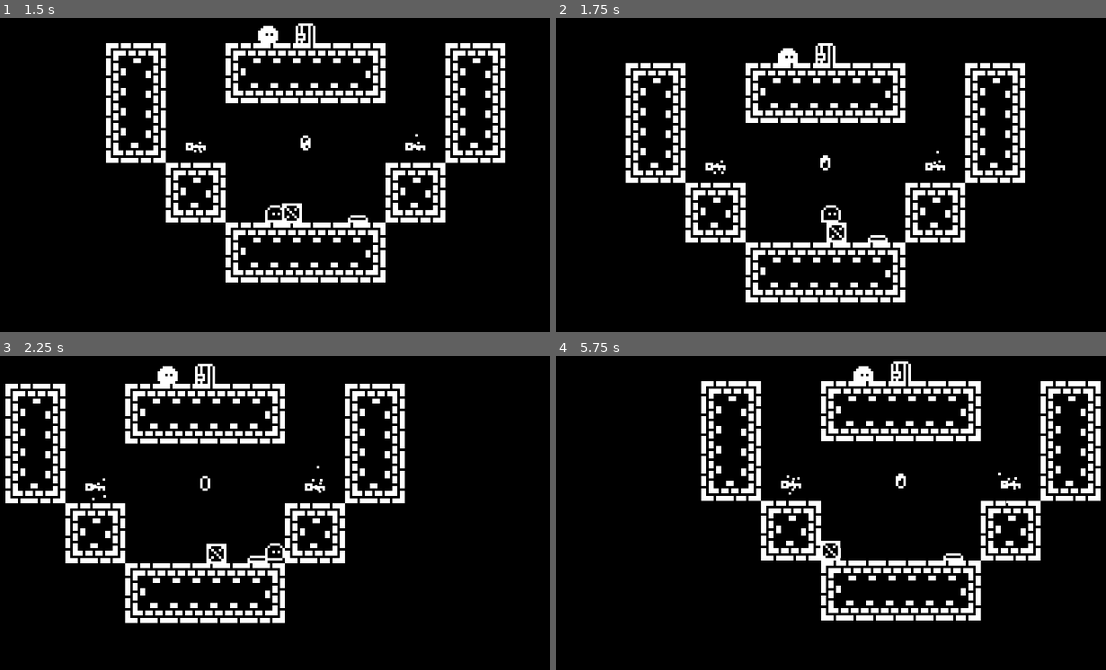
Above: before the commit, frames 1-4 (two rows, left to right).
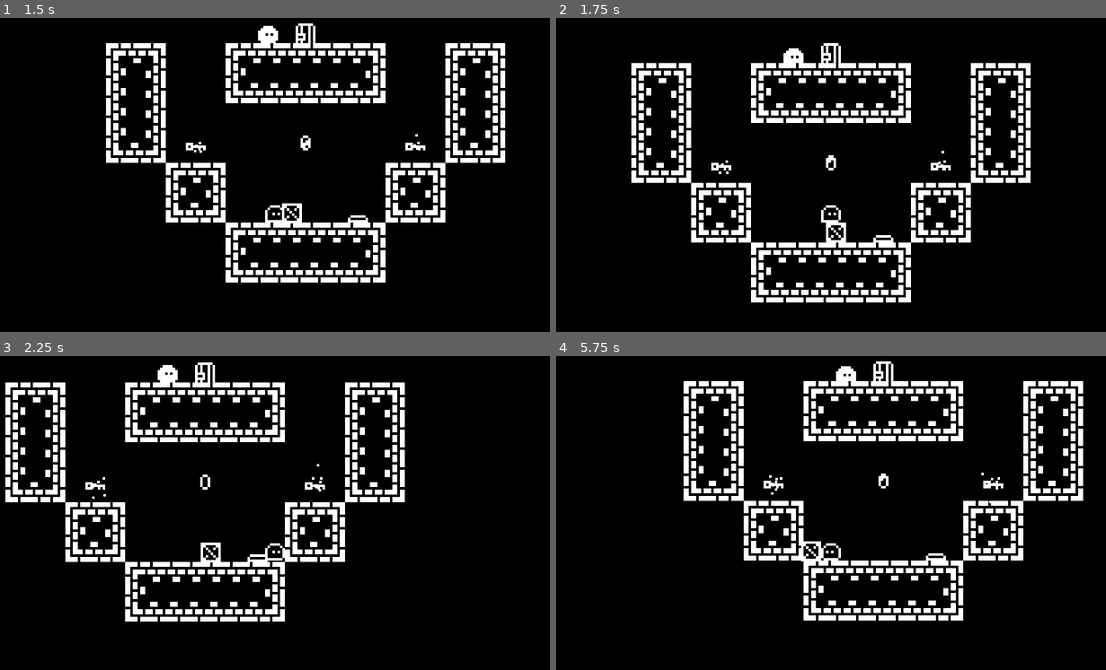
Above: after the commit, the same moments.

Repository: cecilj08-ux/binary-platformer-game
Game: Godot game, scene res://tscn/menu.tscn
Same seed, same stepped clock (60 frames per second), same inputs: the game is played once before the commit and once after it.
Inputs:
- Up to frame 1 (1.5 s): click "Start" at 0.5 s; tap Enter at 1.25 s; hold D (right) from 1.28 s (still down)
- Up to frame 2 (1.75 s): keep holding D (right); tap W (up) at 1.52 s
- Up to frame 3 (2.25 s): keep holding D (right)
- Up to frame 4 (5.75 s): tap W (up) at 2.27, 3.77, 4.52, 5.27 s; release D (right) at 2.78 s; hold A (left) 2.78-3.53 s; hold D (right) 3.53-5.03 s; hold A (left) from 5.03 s (still down)

Frame 1 is identical in both runs. In frame 2, 12% of the frame differs, in the area x 12-87%, y 8-91%; in frame 3, 5.9%; in frame 4, 14%, in the area x 23-100%, y 1-85%.

Commit message:
0.10.3.2: Partially fixed crate wallclipping

Diff:
--- a/gd/button.gd
+++ b/gd/button.gd
@@ -9,7 +9,6 @@
 func _on_area_2d_body_entered(body: Node2D) -> void:
 	if (body is Player and body.new_scale >= scale) or (body is CharacterBody2D or RigidBody2D and body.scale >= scale):
 		total_collisions += 1
-		print(total_collisions)
 		sprite.frame = 1
 		pressed = true
 		set_collision_layer_value(1, false)
@@ -24,7 +23,6 @@
 func _on_area_2d_body_exited(body: Node2D) -> void:
 	if body is CharacterBody2D or RigidBody2D and pressed and not one_shot:
 		total_collisions -= 1
-		print(total_collisions)
 		if total_collisions > 0: return
 		sprite.frame = 0
 		pressed = false
--- /dev/null
+++ b/gd/crate.gd
@@ -0,0 +1,34 @@
+extends RigidBody2D
+
+var collisionU := false
+var collisionD := false
+var collisionL := false
+var collisionR := false
+
+var normal
+var cancel_velocity := false
+
+@onready var left_ray := $leftRay
+@onready var right_ray := $rightRay
+@onready var player := %player
+
+func _physics_process(_delta: float) -> void:
+	cancel_velocity = true if left_ray.is_colliding() and right_ray.is_colliding() else false
+	player.set_collision_mask_value(6, true if cancel_velocity else false)
+
+func _integrate_forces(_state: PhysicsDirectBodyState2D) -> void:
+	if cancel_velocity: linear_velocity = Vector2.ZERO
+	#for i in state.get_contact_count():
+		#normal = state.get_contact_local_normal(i)
+		#if normal.dot(Vector2.UP) > 0.5:
+			#print("floor")
+			#collisionU = true
+		#elif normal.dot(Vector2.DOWN) > 0.5:
+			#print("roof")
+			#collisionD = true
+		#elif normal.dot(Vector2.LEFT) > 0.5:
+			#print("right wall")
+			#collisionL = true
+		#elif normal.dot(Vector2.RIGHT) > 0.5:
+			#print("left wall")
+			#collisionR = true
--- a/gd/player.gd
+++ b/gd/player.gd
@@ -22,8 +22,7 @@
 
 var jump_sprite := preload("res://resources/1bit slime platformer/hybrid_bg/slime_jump_h.png")
 var walk_sprite := preload("res://resources/1bit slime platformer/hybrid_bg/slime_walk_h.png")
-# TODO: make the sprite change when hanging on a wall
-var flipped_walk_sprite := preload("res://resources/1bit slime platformer/hybrid_bg/slime_walk_h_flipped.png")
+var wall_sprite := preload("res://resources/1bit slime platformer/hybrid_bg/slime_wall_h.png")
 
 func apply_gravity(delta) -> void: velocity += get_gravity() * (delta if Input.is_action_pressed("up") else delta*3)
 
@@ -81,6 +80,25 @@
 			elif velocity.y < 100: sprite.frame = 2
 			elif velocity.y > 100: sprite.frame = 3
 		elif direction: ani.play("walk")
+	# FIXME. And then get rid of the above code and credit your friend again.
+		#var on_Wall
+		#if not is_on_wall_only():
+			#on_Wall = false
+		#if not is_on_floor():
+			#if is_on_wall_only() and on_Wall == false:
+				#ani.stop()
+				#sprite.flip_h = not sprite.flip_h
+				#sprite.texture = wall_sprite
+				#sprite.frame = 4
+				#on_Wall = true
+			#if not is_on_wall_only():
+				#ani.stop()
+				#sprite.texture = jump_sprite
+				#if velocity.y < -100: sprite.frame = 1
+				#elif velocity.y < 100: sprite.frame = 2
+				#elif velocity.y > 100: sprite.frame = 3
+			#elif not is_on_wall_only() and direction: ani.play("walk")
+
 # Size scaling
 	if new_scale != scale:
 		scale = lerp(scale, new_scale, delta*4)
--- a/tscn/button.tscn
+++ b/tscn/button.tscn
@@ -21,7 +21,7 @@
 region_rect = Rect2(0, 0, 16, 16)
 
 [node name="CollisionPolygon2D" type="CollisionPolygon2D" parent="." unique_id=1291791596]
-polygon = PackedVector2Array(-4, 4, 4, 4, 1, 1, -1, 1)
+polygon = PackedVector2Array(-5, 5, 5, 5, 1, 2, -1, 2)
 
 [node name="Area2D" type="Area2D" parent="." unique_id=172190804]
 collision_layer = 4
--- a/tscn/crate.tscn
+++ b/tscn/crate.tscn
@@ -1,17 +1,27 @@
 [gd_scene format=3 uid="uid://bv75gmavnobsr"]
 
 [ext_resource type="Texture2D" uid="uid://c3xl3bs4molkb" path="res://resources/1bit slime platformer/black_bg/box_b.png" id="1_0fk4q"]
+[ext_resource type="Script" uid="uid://v6ompc8rr8jl" path="res://gd/crate.gd" id="1_d68qw"]
 
-[sub_resource type="CircleShape2D" id="CircleShape2D_0fk4q"]
-radius = 4.0
+[sub_resource type="RectangleShape2D" id="RectangleShape2D_0fk4q"]
+size = Vector2(8, 8)
 
 [node name="crate" type="RigidBody2D" unique_id=1040855189]
 collision_layer = 36
 collision_mask = 32
 lock_rotation = true
+script = ExtResource("1_d68qw")
 
 [node name="Sprite2D" type="Sprite2D" parent="." unique_id=1973205903]
 texture = ExtResource("1_0fk4q")
 
 [node name="CollisionShape2D" type="CollisionShape2D" parent="." unique_id=192259290]
-shape = SubResource("CircleShape2D_0fk4q")
+shape = SubResource("RectangleShape2D_0fk4q")
+
+[node name="leftRay" type="RayCast2D" parent="." unique_id=1243195588]
+target_position = Vector2(-6, 0)
+collision_mask = 32
+
+[node name="rightRay" type="RayCast2D" parent="." unique_id=1114542725]
+target_position = Vector2(6, 0)
+collision_mask = 32
--- a/tscn/player.tscn
+++ b/tscn/player.tscn
@@ -144,6 +144,7 @@
 
 [node name="player" type="CharacterBody2D" unique_id=794086276]
 collision_layer = 54
+collision_mask = 33
 script = ExtResource("1_u4c7w")
 
 [node name="playerSprite" type="Sprite2D" parent="." unique_id=713142459]
--- a/tscn/stage_template.tscn
+++ b/tscn/stage_template.tscn
@@ -48,6 +48,7 @@
 activates = NodePath("../door")
 
 [node name="player" parent="." unique_id=1218267728 instance=ExtResource("5_2eo3t")]
+unique_name_in_owner = true
 position = Vector2(-22, 4)
 
 [node name="crate" parent="." unique_id=146070000 instance=ExtResource("9_2eo3t")]
Not shown, added: gd/crate.gd.uid
Binary file added: resources/1bit slime platformer/hybrid_bg/slime_wall_h.png
Not shown, added: resources/1bit slime platformer/hybrid_bg/slime_wall_h.png.import
